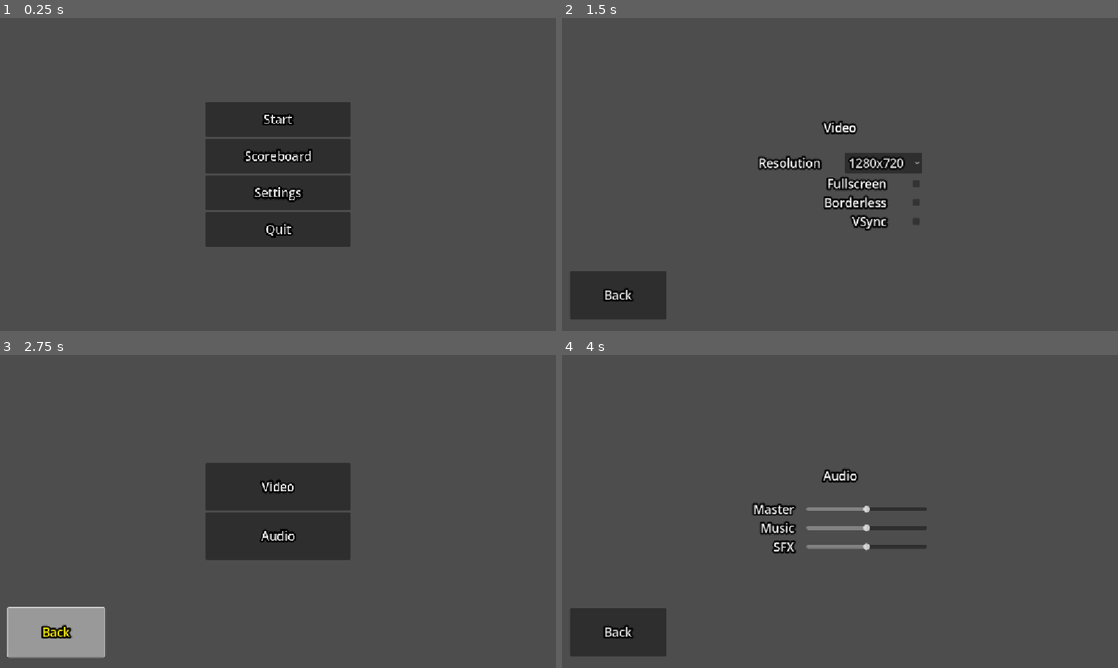
Above: before the commit, frames 1-4 (two rows, left to right).
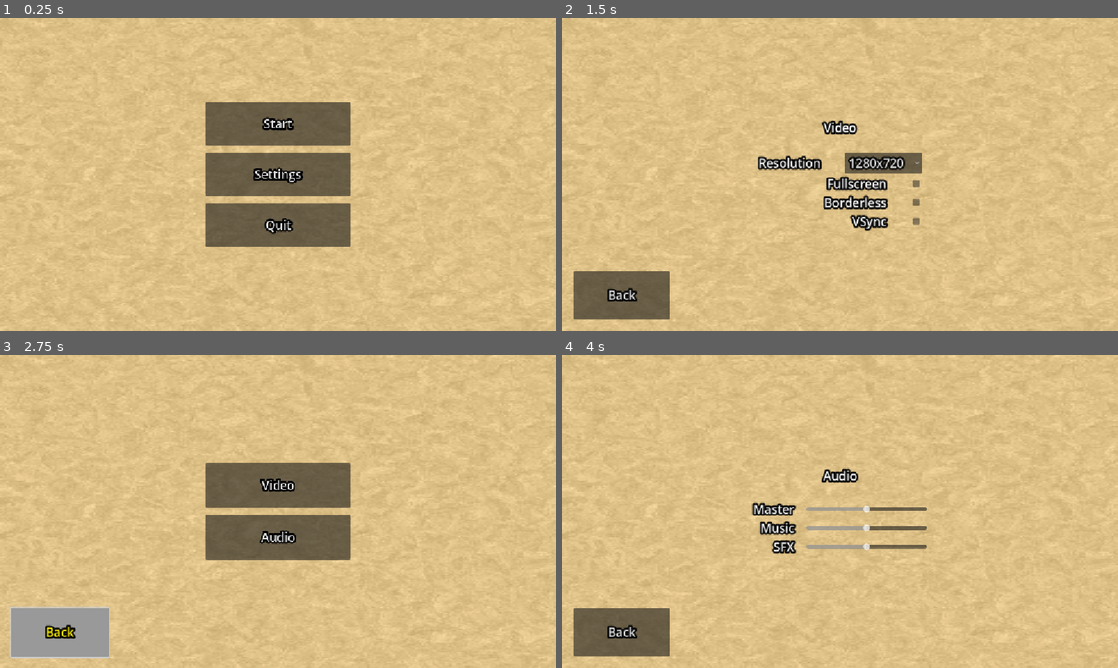
Above: after the commit, the same moments.

Repository: BananaVanGames/MiniJameGam52
Game: Godot game, scene res://ui/main_menu/main_menu.tscn
The game is run twice, just before and just after one commit, with the same random seed, the same clock (stepped at 60 frames per second) and the same inputs.
Inputs (mouse positions are in pixels of both pictures, inside the frame that each line leads up to):
- Up to frame 1 (0.25 s): no input
- Up to frame 2 (1.5 s): click "Settings" at 0.5 s; click "Video" at 1.25 s
- Up to frame 3 (2.75 s): click "Back" at 2 s
- Up to frame 4 (4 s): click "Audio" at 2.75 s; tap Enter at 3.5 s; move the mouse to (962, 495) at 3.52 s; tap F at 3.6 s

The runs differ from the first frame. In frame 1, 100% of the frame differs, in the area x 0-100%, y 0-100%; in frame 2, 98%; in frame 3, 97%; in frame 4, 99%.

Commit message:
Highlight menu buttons and background name change

Diff:
--- a/game/background/background.tscn
+++ b/game/background/background.tscn
@@ -9,7 +9,7 @@
 shader_parameter/noise_strength = 0.25
 shader_parameter/noise_scale = 0.5
 
-[node name="Control" type="Control"]
+[node name="BeachShaderTest" type="Control"]
 custom_minimum_size = Vector2(1152, 648)
 layout_mode = 3
 anchors_preset = 15
--- a/project.godot
+++ b/project.godot
@@ -31,3 +31,11 @@
 [editor_plugins]
 
 enabled=PackedStringArray("res://addons/simple_gdscript_formatter/plugin.cfg")
+
+[input]
+
+Esc={
+"deadzone": 0.2,
+"events": [Object(InputEventKey,"resource_local_to_scene":false,"resource_name":"","device":-1,"window_id":0,"alt_pressed":false,"shift_pressed":false,"ctrl_pressed":false,"meta_pressed":false,"pressed":false,"keycode":0,"physical_keycode":4194305,"key_label":0,"unicode":0,"location":0,"echo":false,"script":null)
+]
+}
--- a/ui/main_menu/main_menu.gd
+++ b/ui/main_menu/main_menu.gd
@@ -20,6 +20,9 @@
 @onready var scoreboard: Button = $Menu/Control2/Scoreboard
 @onready var settings: Button = $Menu/Control3/Settings
 @onready var quit: Button = $Menu/Control4/Quit
+@onready var video: Button = $Settings/Control/Video
+@onready var audio: Button = $Settings/Control2/Audio
+@onready var back: Button = $Back
 
 
 func _ready():
@@ -37,11 +40,17 @@
 	scoreboard.mouse_entered.connect(_on_any_button_mouse_entered.bind(scoreboard))
 	settings.mouse_entered.connect(_on_any_button_mouse_entered.bind(settings))
 	quit.mouse_entered.connect(_on_any_button_mouse_entered.bind(quit))
+	video.mouse_entered.connect(_on_any_button_mouse_entered.bind(video))
+	audio.mouse_entered.connect(_on_any_button_mouse_entered.bind(audio))
+	back.mouse_entered.connect(_on_any_button_mouse_entered.bind(back))
 
 	start.mouse_exited.connect(_on_any_button_mouse_exited.bind(start))
 	scoreboard.mouse_exited.connect(_on_any_button_mouse_exited.bind(scoreboard))
 	settings.mouse_exited.connect(_on_any_button_mouse_exited.bind(settings))
 	quit.mouse_exited.connect(_on_any_button_mouse_exited.bind(quit))
+	video.mouse_exited.connect(_on_any_button_mouse_exited.bind(video))
+	audio.mouse_exited.connect(_on_any_button_mouse_exited.bind(audio))
+	back.mouse_exited.connect(_on_any_button_mouse_exited.bind(back))
 
 
 func _process(delta: float) -> void:
@@ -51,6 +60,12 @@
 		hovered_button.scale = Vector2(pulse, pulse)
 	else:
 		time = 0.0
+
+
+func _unhandled_key_input(event: InputEvent) -> void:
+	if event.is_action_pressed("Esc"):
+		if _on_back_pressed():
+			_on_quit_pressed()
 
 
 func _on_any_button_mouse_entered(button) -> void:
@@ -63,15 +78,15 @@
 		hovered_button = null
 
 
-func _show_panel(panel: Control):
+func _show_panel(panel: Control) -> void:
 	panel.visible = true
 
 
-func _update_back_button():
+func _update_back_button() -> void:
 	back_button.visible = nav_stack.size() > 0
 
 
-func _navigate_to(panel: Control):
+func _navigate_to(panel: Control) -> void:
 	if current_panel:
 		nav_stack.append(current_panel)
 		current_panel.visible = false
@@ -81,15 +96,16 @@
 	_update_back_button()
 
 
-func _on_back_pressed():
+func _on_back_pressed() -> bool:
 	if nav_stack.is_empty():
-		return
+		return true
 
 	current_panel.visible = false
 	current_panel = nav_stack.pop_back()
 	_show_panel(current_panel)
 	_update_back_button()
+	return false
 
 
-func _on_quit_pressed():
+func _on_quit_pressed() -> void:
 	get_tree().quit()
--- a/ui/main_menu/main_menu.tscn
+++ b/ui/main_menu/main_menu.tscn
@@ -1,7 +1,8 @@
-[gd_scene load_steps=6 format=3 uid="uid://6n3h48sf0yhd"]
+[gd_scene load_steps=7 format=3 uid="uid://6n3h48sf0yhd"]
 
 [ext_resource type="Script" uid="uid://c1ok4ygfchn4w" path="res://ui/main_menu/main_menu.gd" id="1_3shxk"]
 [ext_resource type="Script" uid="uid://dktk5ci43anul" path="res://ui/main_menu/video.gd" id="2_bws42"]
+[ext_resource type="PackedScene" uid="uid://y27ks8awrntc" path="res://game/background/background.tscn" id="2_i5wg5"]
 [ext_resource type="Script" uid="uid://ct4a0i2q4fuy3" path="res://ui/main_menu/audio.gd" id="3_3f7m4"]
 
 [sub_resource type="StyleBoxFlat" id="StyleBoxFlat_omy8q"]
@@ -36,8 +37,12 @@
 video_button = NodePath("Settings/Control/Video")
 audio_button = NodePath("Settings/Control2/Audio")
 
+[node name="BeachShaderTest" parent="." instance=ExtResource("2_i5wg5")]
+layout_mode = 1
+grow_horizontal = 2
+grow_vertical = 2
+
 [node name="Menu" type="VBoxContainer" parent="."]
-visible = false
 texture_filter = 1
 custom_minimum_size = Vector2(300, 300)
 layout_mode = 1
@@ -50,6 +55,7 @@
 offset_bottom = -174.0
 grow_horizontal = 2
 grow_vertical = 2
+theme_override_constants/separation = 15
 
 [node name="Control" type="Control" parent="Menu"]
 layout_mode = 2
@@ -67,6 +73,7 @@
 text = "Start"
 
 [node name="Control2" type="Control" parent="Menu"]
+visible = false
 layout_mode = 2
 size_flags_horizontal = 5
 size_flags_vertical = 3
@@ -129,6 +136,7 @@
 offset_bottom = -224.0
 grow_horizontal = 2
 grow_vertical = 2
+theme_override_constants/separation = 15
 
 [node name="Control" type="Control" parent="Settings"]
 layout_mode = 2
@@ -309,14 +317,16 @@
 
 [node name="Back" type="Button" parent="."]
 layout_mode = 1
-anchors_preset = 2
-anchor_top = 1.0
-anchor_bottom = 1.0
-offset_left = 16.0
-offset_top = -124.0
-offset_right = 216.0
+anchors_preset = 15
+anchor_right = 1.0
+anchor_bottom = 1.0
+offset_left = 24.0
+offset_top = 524.0
+offset_right = -928.0
 offset_bottom = -24.0
-grow_vertical = 0
+grow_horizontal = 2
+grow_vertical = 2
+pivot_offset = Vector2(100, 50)
 text = "Back"
 
 [connection signal="pressed" from="Menu/Control4/Quit" to="." method="_on_quit_pressed"]
